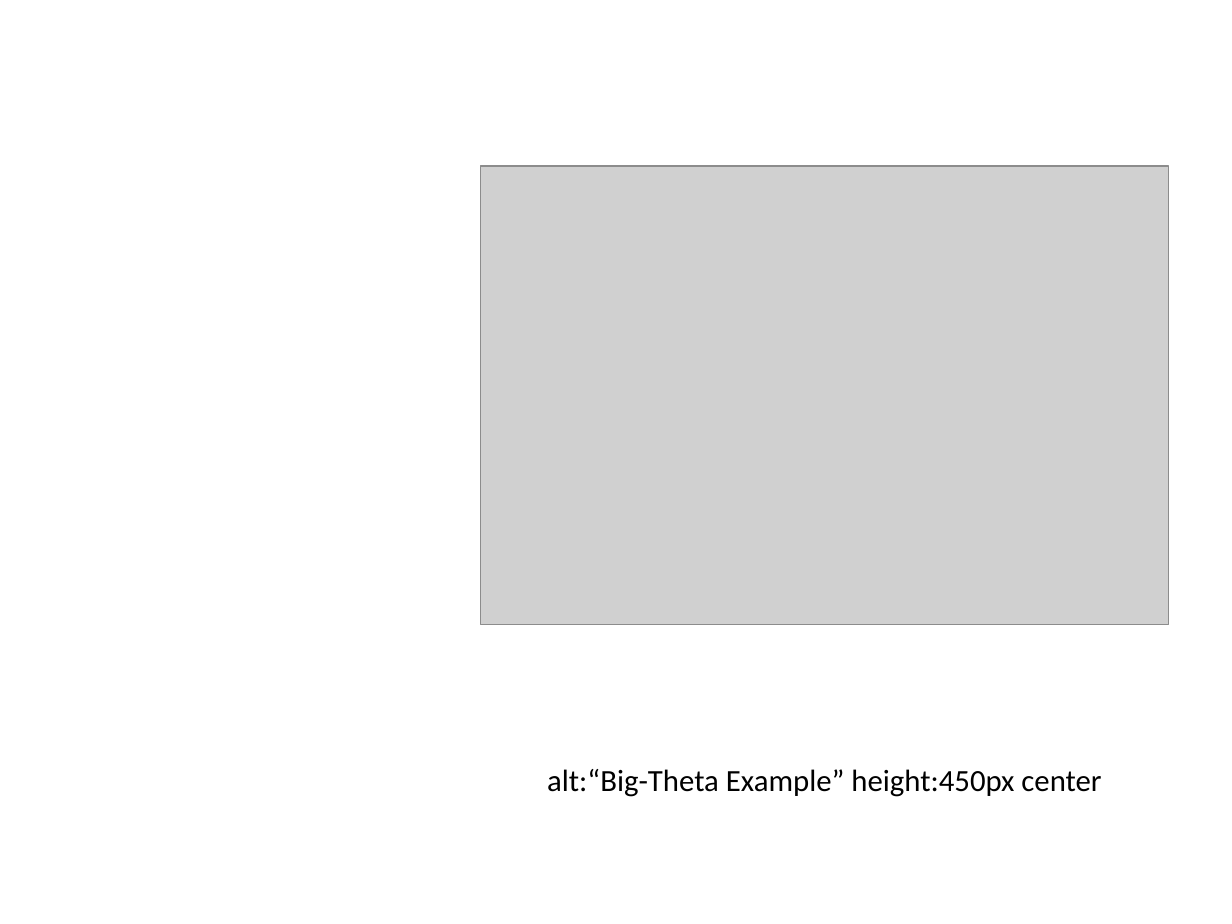
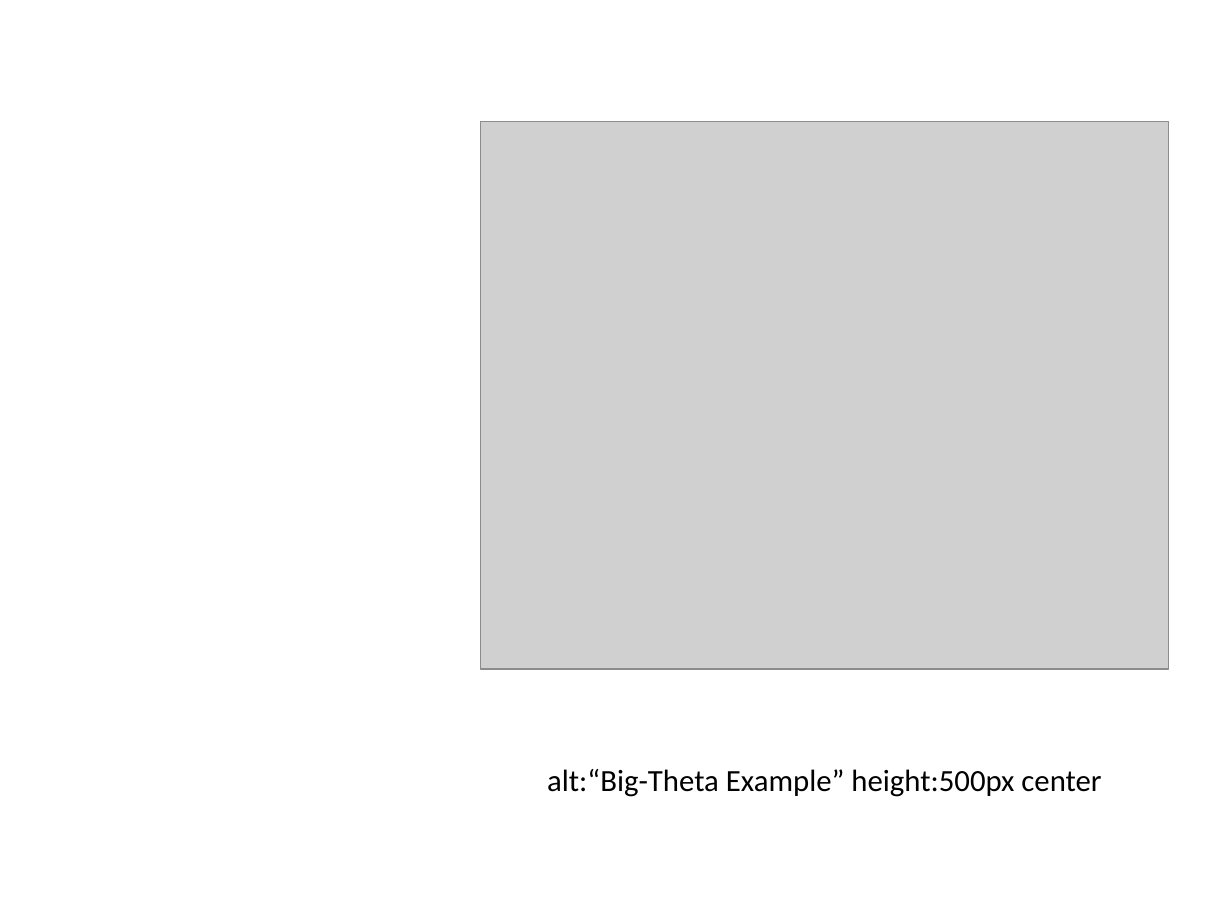
Before and after one commit to ucoruh/ce100-algorithms-and-programming-II, a slide deck: slide 103 of docs/week-1/ce100-week-1-intro.md_word.pptx (slide 107 before the commit). Drawn at 1232x924 pixels with LibreOffice and Linux fonts; fonts in the diff are those of the drawing; grey boxes stand for pictures. Boxes give left, top, right and bottom in pixels: in the first picture for what was removed or moved away, otherwise in the second. Text is boxed around its words. In the diff, an @@ line names an element or a change of style, - is before the commit and + after.

```diff
--- a/docs/week-1/ce100-week-1-intro.md_word.pptx
+++ b/docs/week-1/ce100-week-1-intro.md_word.pptx
@@ picture: place and size @@
-picture at [480, 166, 1168, 625]
+picture at [480, 122, 1168, 669]
@@ text at [547, 769, 1101, 797]: text changed @@
-alt:“Big-Theta Example” height:450px center
+alt:“Big-Theta Example” height:500px center
```
Also in this commit, not shown: 10 other slides changed, 1 slide added, 7 slides removed, 33 other files.
